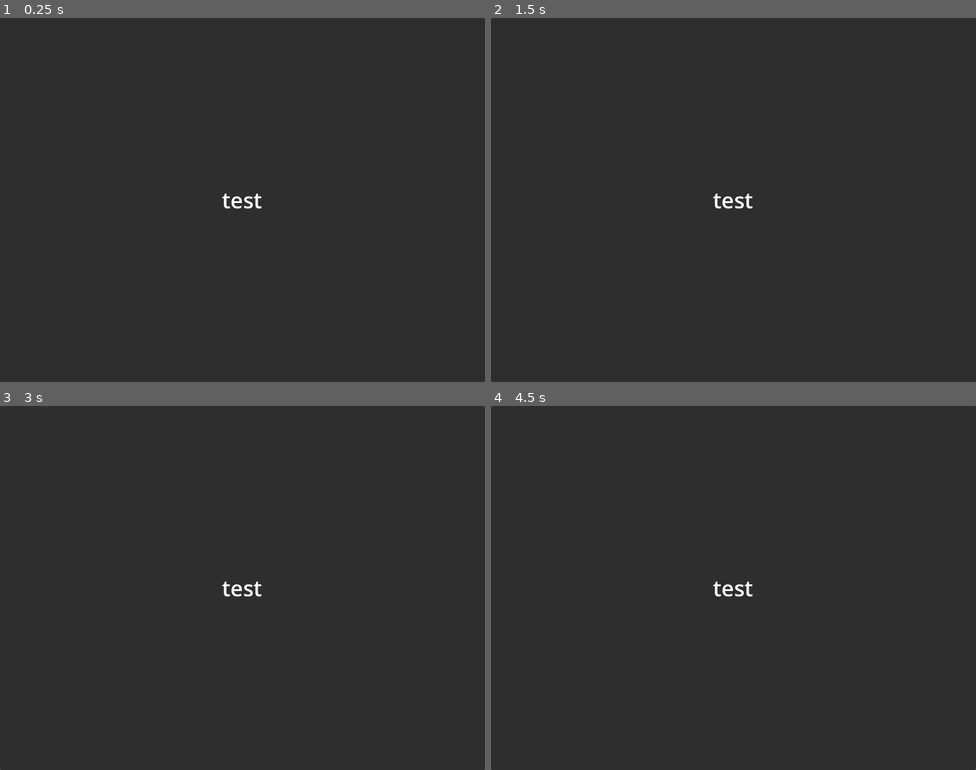
Above: before the commit, frames 1-4 (two rows, left to right).
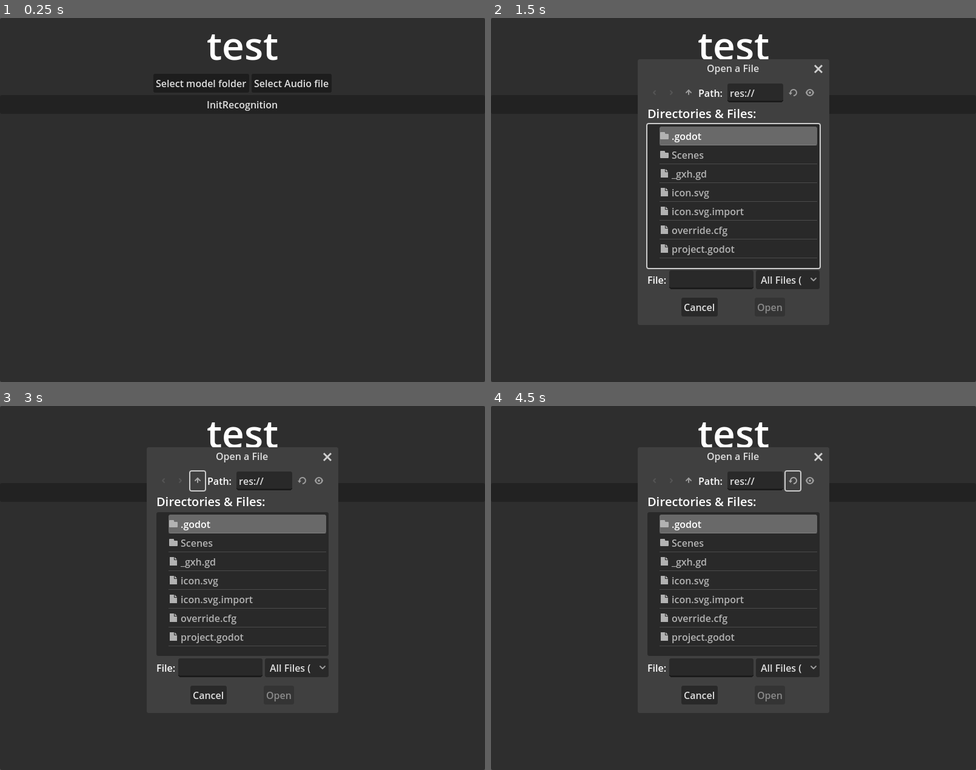
Above: after the commit, the same moments.

Repository: kaafgmr/POGCaption
Game: Godot game, scene res://Scenes/MainScene.tscn
The game is run twice, just before and just after one commit, with the same random seed, the same clock (stepped at 60 frames per second) and the same inputs.
Inputs (mouse positions are in pixels of both pictures, inside the frame that each line leads up to):
- Up to frame 1 (0.25 s): no input
- Up to frame 2 (1.5 s): click (694, 83) at 0.5 s, where only the run after the commit has a clickable "Select model folder"; click (782, 83) at 1.25 s, where only the run after the commit has a clickable "Select Audio file"
- Up to frame 3 (3 s): click (242, 493) at 2 s, where only the run after the commit has a clickable "InitRecognition"; click (198, 482) at 2.77 s
- Up to frame 4 (4.5 s): click (689, 482) at 3.52 s; click (791, 482) at 4.27 s

The runs differ from the first frame. In frame 1, 1.0% of the frame differs, in the area x 32-68%, y 4-53%; in frame 2, 4.5%, in the area x 32-69%, y 4-82%; in frame 3, 4.1%; in frame 4, 4.1%.

Commit message:
Changed UI to accept the selection of the model and the audio file to transcribe

Diff:
--- a/Scenes/MainScene.tscn
+++ b/Scenes/MainScene.tscn
@@ -16,9 +16,52 @@
 grow_horizontal = 2
 grow_vertical = 2
 
-[node name="Label" type="Label" parent="PanelContainer"]
+[node name="VBoxContainer" type="VBoxContainer" parent="PanelContainer"]
 layout_mode = 2
-theme_override_font_sizes/font_size = 36
+
+[node name="Label" type="Label" parent="PanelContainer/VBoxContainer"]
+layout_mode = 2
+theme_override_font_sizes/font_size = 64
 text = "test"
 horizontal_alignment = 1
 vertical_alignment = 1
+
+[node name="HBoxContainer" type="HBoxContainer" parent="PanelContainer/VBoxContainer"]
+layout_mode = 2
+alignment = 1
+
+[node name="SelectModel" type="PanelContainer" parent="PanelContainer/VBoxContainer/HBoxContainer"]
+layout_mode = 2
+
+[node name="FileDialog" type="FileDialog" parent="PanelContainer/VBoxContainer/HBoxContainer/SelectModel"]
+title = "Open a Directory"
+size = Vector2i(392, 400)
+ok_button_text = "Select Current Folder"
+file_mode = 2
+show_hidden_files = true
+use_native_dialog = true
+
+[node name="Button" type="Button" parent="PanelContainer/VBoxContainer/HBoxContainer/SelectModel"]
+layout_mode = 2
+text = "Select model folder"
+
+[node name="SelectAudio" type="PanelContainer" parent="PanelContainer/VBoxContainer/HBoxContainer"]
+layout_mode = 2
+
+[node name="FileDialog" type="FileDialog" parent="PanelContainer/VBoxContainer/HBoxContainer/SelectAudio"]
+title = "Open a File"
+size = Vector2i(300, 400)
+ok_button_text = "Open"
+file_mode = 0
+show_hidden_files = true
+
+[node name="Button" type="Button" parent="PanelContainer/VBoxContainer/HBoxContainer/SelectAudio"]
+layout_mode = 2
+text = "Select Audio file"
+
+[node name="InitRecognition" type="Button" parent="PanelContainer/VBoxContainer"]
+layout_mode = 2
+text = "InitRecognition"
+
+[connection signal="pressed" from="PanelContainer/VBoxContainer/HBoxContainer/SelectModel/Button" to="PanelContainer/VBoxContainer/HBoxContainer/SelectModel/FileDialog" method="popup_centered"]
+[connection signal="pressed" from="PanelContainer/VBoxContainer/HBoxContainer/SelectAudio/Button" to="PanelContainer/VBoxContainer/HBoxContainer/SelectAudio/FileDialog" method="popup_centered"]
--- a/project.godot
+++ b/project.godot
@@ -12,7 +12,7 @@
 
 config/name="VoskTranslatedCaptions"
 run/main_scene="res://Scenes/MainScene.tscn"
-config/features=PackedStringArray("4.2", "GL Compatibility")
+config/features=PackedStringArray("4.2", "C#", "GL Compatibility")
 boot_splash/show_image=false
 boot_splash/fullsize=false
 boot_splash/use_filter=false
